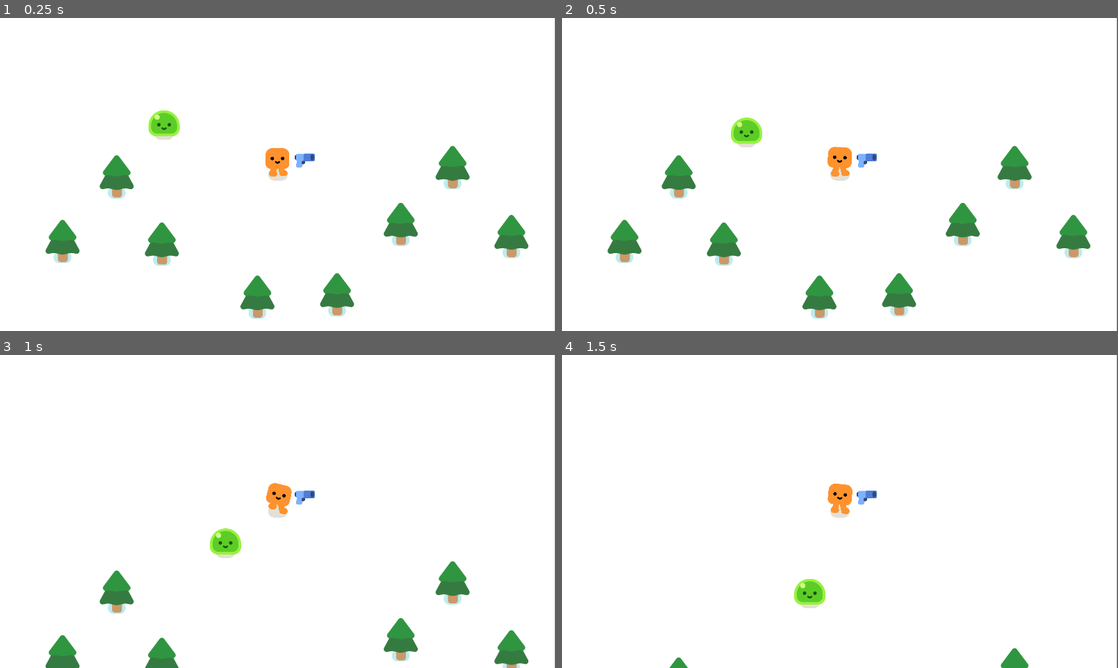
Above: before the commit, frames 1-4 (two rows, left to right).
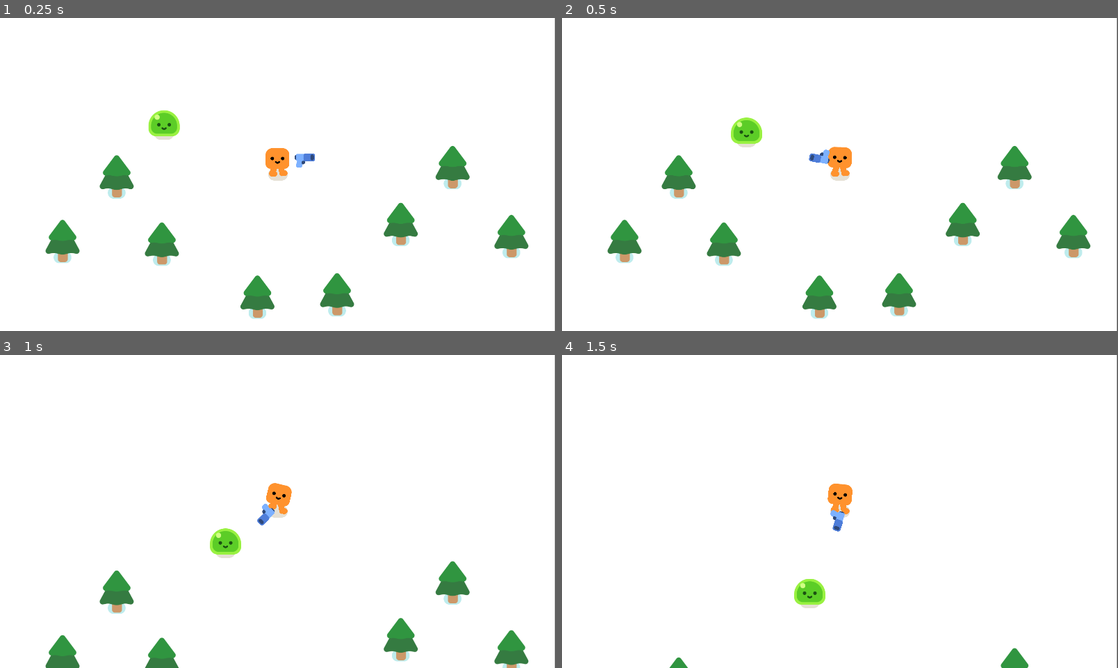
Above: after the commit, the same moments.

Repository: ra1nns/rogue-like-game-Noell-
Game: Godot game, scene res://rogue_game.tscn
Two runs of this game, one before a commit and one after it. Both use one fixed random seed, a clock stepped at 60 frames per second and the inputs below.
Inputs:
- Up to frame 1 (0.25 s): no input
- Up to frame 2 (0.5 s): no input
- Up to frame 3 (1 s): hold W (move_up) from 0.53 s (still down)
- Up to frame 4 (1.5 s): keep holding W (move_up)

Frame 1 is identical in both runs. In frame 2, 0.2% of the frame differs, in the area x 44-57%, y 42-48%; in frame 3, 0.2%; in frame 4, 0.2%, in the area x 48-57%, y 43-57%.

Commit message:
Mob update
Changed the mobs collision layer and mask

Diff:
--- a/mob.tscn
+++ b/mob.tscn
@@ -7,6 +7,8 @@
 radius = 56.0357
 
 [node name="Mob" type="CharacterBody2D"]
+collision_layer = 2
+collision_mask = 3
 script = ExtResource("1_spa4t")
 
 [node name="Slime" parent="." instance=ExtResource("1_1svus")]
